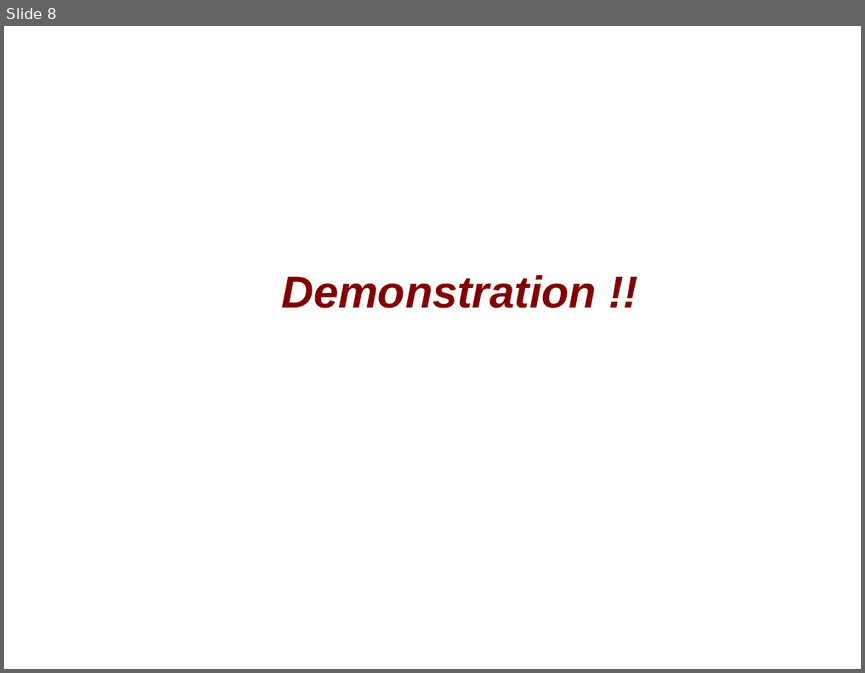
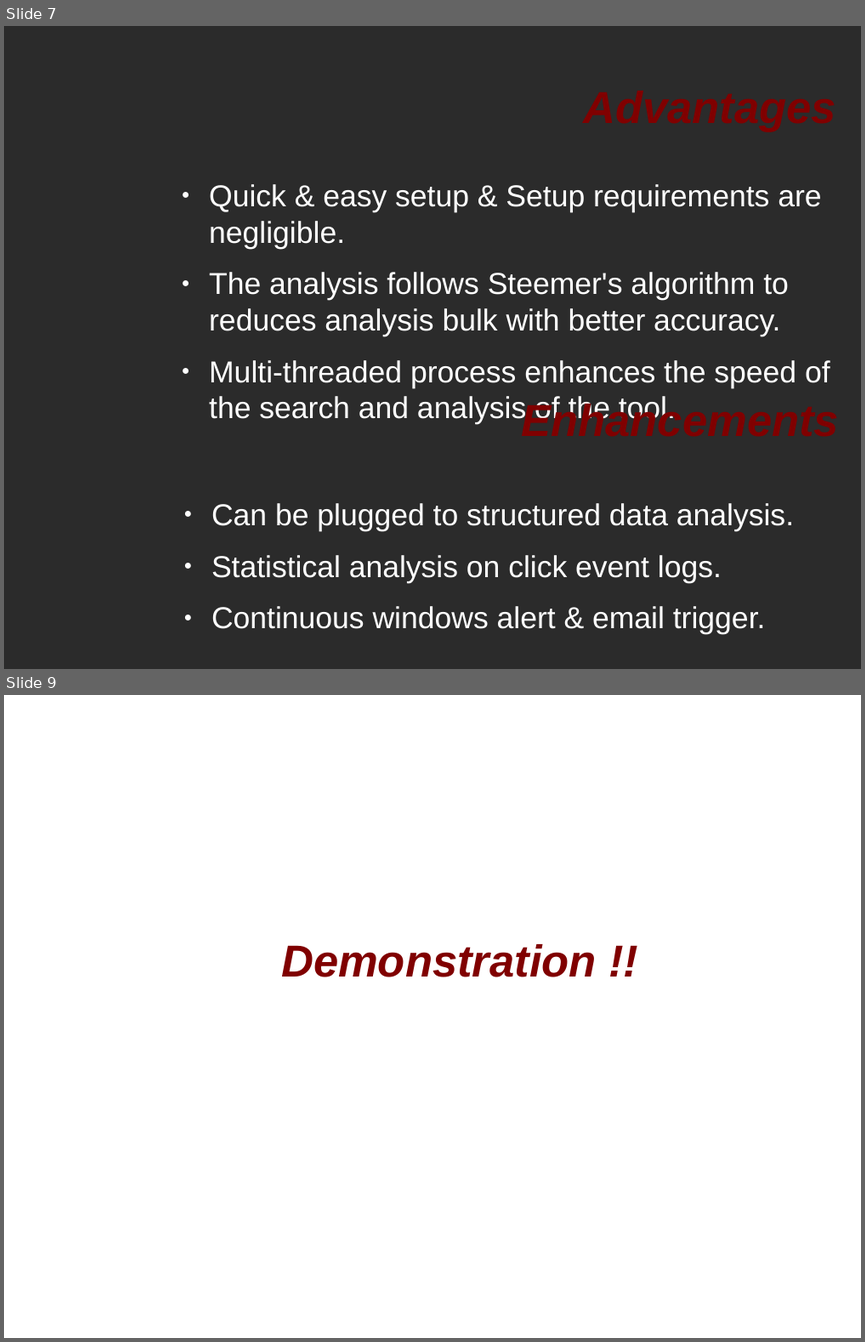
Before and after one commit to HackLikePegasus/PegasusRTM, a slide deck: Presentation.odp. Shown one above the other, each under a label of ours: slide 8 before the commit, slides 7 and 9 after it; the slides between them are not shown. The pictures are 865x673 and 865x1342 pixels, drawn with LibreOffice and Linux fonts; fonts in the diff are those of the drawing; background and template pictures are left out; a plain dark background stands for a picture behind light text. Boxes give left, top, right and bottom in pixels: in the first picture for what was removed or moved away, otherwise in the second. Text is boxed around its words. In the diff, an @@ line names an element or a change of style, - is before the commit and + after.

```diff
--- a/Presentation.odp
+++ b/Presentation.odp
@@ slide 7 added at box(4, 26, 861, 669), background picture (left out) @@
@@ title added at box(313, 52, 837, 159), 41.4 pt, text #800000, bold, italic @@
+Advantages
@@ text added at box(209, 184, 830, 425), 28 pt, text #FFFFFF @@
+● Quick & easy setup & Setup requirements are negligible.
+● The analysis follows Steemer's algorithm to reduces analysis bulk with better accuracy.
+● Multi-threaded process enhances the speed of the search and analysis of the tool.
@@ title added at box(521, 400, 839, 437), 41.4 pt, text #800000, bold, italic @@
+Enhancements
@@ text added at box(211, 503, 794, 635), 28 pt, text #FFFFFF @@
+● Can be plugged to structured data analysis.
+● Statistical analysis on click event logs.
+● Continuous windows alert & email trigger.
@@ what was slide 8 is now slide 9 @@
```
Also in this commit, not shown: 1 slide changed, 1 other slide added, 1 slide removed, 7 other files.
